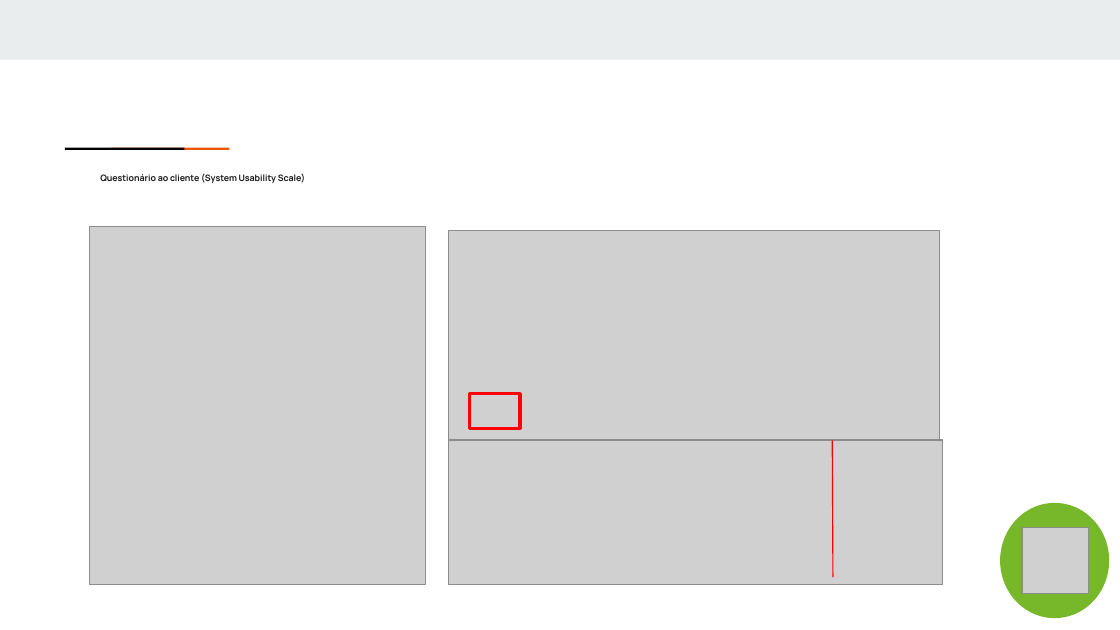
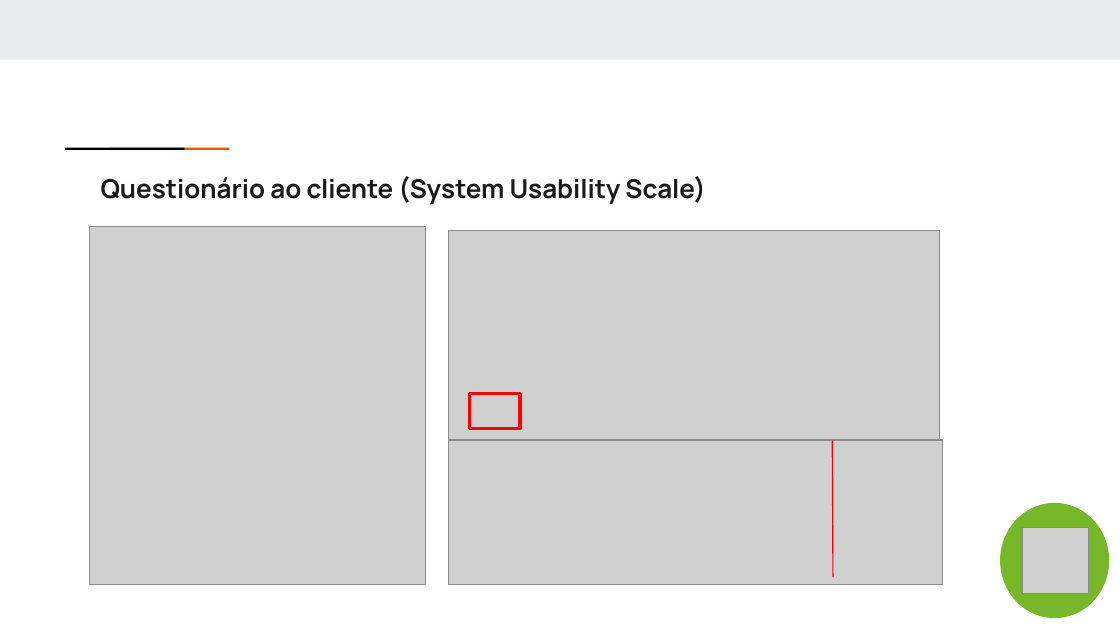
Before and after one commit to ICEI-PUC-Minas-PPLES-TI/plf-es-2021-2-ti4-0658100-corpoclinico, a slide deck: slide 17 of Divulgacao/Apresentacao/Sprint 05 - Apresentação Final.pptx (slide 16 before the commit). Drawn at 1120x630 pixels with LibreOffice and Linux fonts; fonts in the diff are those of the drawing; grey boxes stand for pictures. Boxes give left, top, right and bottom in pixels: in the first picture for what was removed or moved away, otherwise in the second. Text is boxed around its words. In the diff, an @@ line names an element or a change of style, - is before the commit and + after.

```diff
--- a/Divulgacao/Apresentacao/Sprint 05 - Apresentação Final.pptx
+++ b/Divulgacao/Apresentacao/Sprint 05 - Apresentação Final.pptx
@@ text "Questionário ao cliente (System Usability ..." at <box>101,176,705,205</box>: size 5.7 to 16.7 pt @@
```
Also in this commit, not shown: 1 other slide changed, 3 slides added, 1 slide removed.
